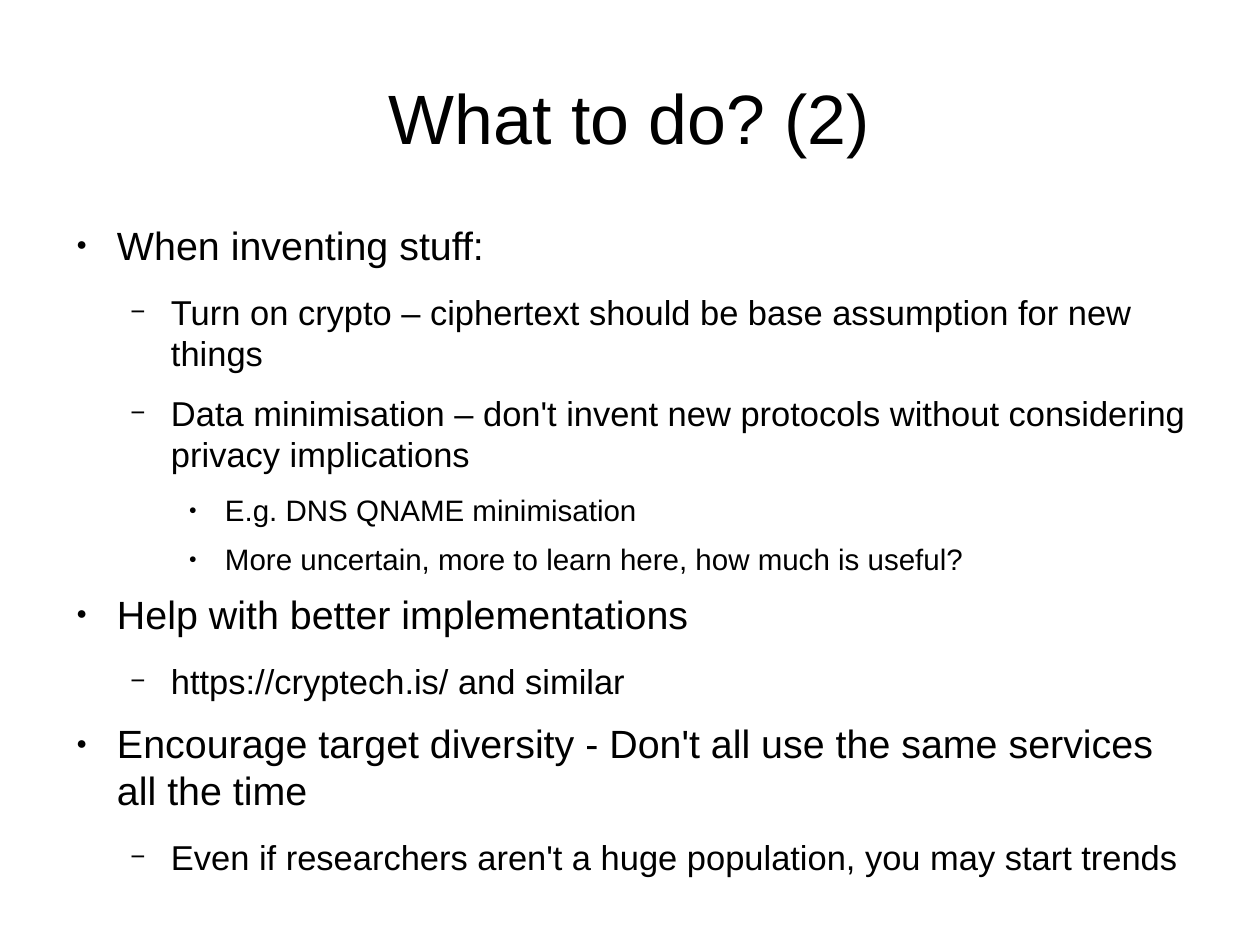
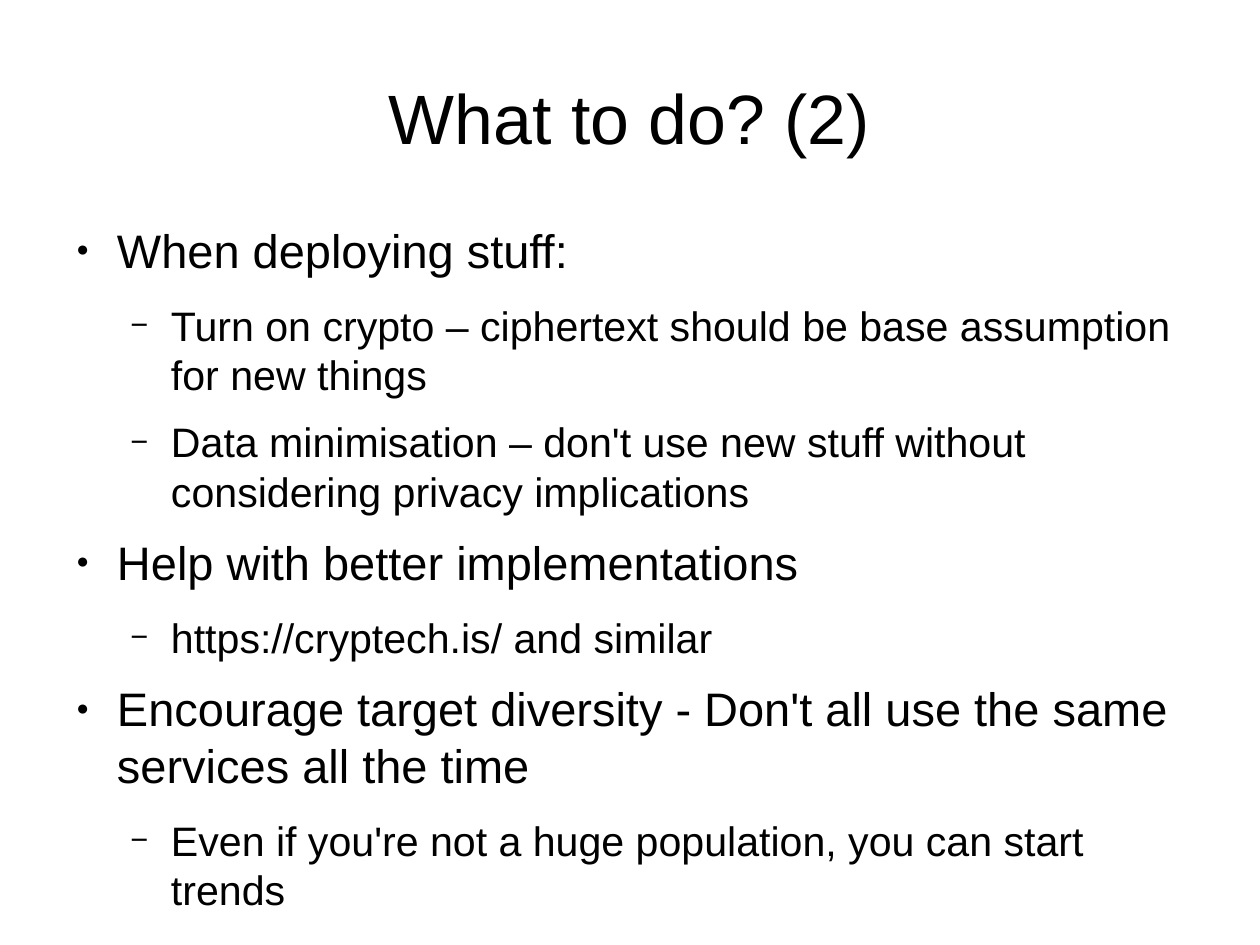
Before and after one commit to sftcd/cs7053, a slide deck: slide 23 of 2016lectures/08-snodownia.odp. Drawn at 1260x945 pixels with LibreOffice and Linux fonts; fonts in the diff are those of the drawing; background and template pictures are left out. Boxes give left, top, right and bottom in pixels: in the first picture for what was removed or moved away, otherwise in the second. Text is boxed around its words. In the diff, an @@ line names an element or a change of style, - is before the commit and + after.

```diff
--- a/2016lectures/08-snodownia.odp
+++ b/2016lectures/08-snodownia.odp
@@ text at (x1=117, y1=234, x2=568, y2=277): text changed; size 24.8 to 29.6 pt @@
-● When inventing stuff:
+● When deploying stuff:
@@ text at (x1=117, y1=311, x2=1170, y2=784): size 21.7 to 25.9 pt in "Turn on crypto – ciphertext should be ...", "https://cryptech.is/ and similar"; size 24.8 to 29.6 pt in "Help with better implementations", "Encourage target diversity - Don't all use ..." @@
@@ text at (x1=171, y1=427, x2=1025, y2=515): text changed; size 21.7 to 25.9 pt @@
-  − Data minimisation – don't invent new protocols without considering privacy implications
-    ● E.g. DNS QNAME minimisation
-    ● More uncertain, more to learn here, how much is useful?
+  − Data minimisation – don't use new stuff without considering privacy implications
@@ text at (x1=171, y1=826, x2=1084, y2=906): text changed; size 21.7 to 25.9 pt @@
-  − Even if researchers aren't a huge population, you may start trends
+  − Even if you're not a huge population, you can start trends
```
Also in this commit, not shown: 7 other slides changed, 1 other file.
